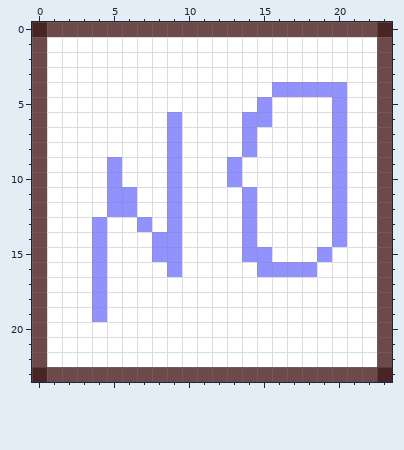
File history of a pixel-art sprite, desktop/unpacked/icon_water.png. The picture above is the old version.
The file is 24x24 pixels.
Now the later version:
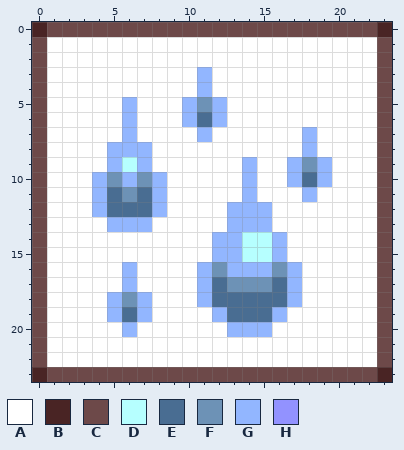
Palette (. is transparent): A #ffffff  B #492424  C #6d4949  D #b6ffff  E #496d92  F #6d92b6  G #92b6ff  H #9292ff
Edits made:
@@ x 0..23 @@
  2 CAAAAAAAAAAAAAAAAAAAAAAC
- 3 CAAAAAAAAAAAAAAAAAAAAAAC
- 4 CAAAAAAAAAAAAAAAHHHHHAAC
- 5 CAAAAAAAAAAAAAAHAAAAHAAC
- 6 CAAAAAAAAHAAAAHHAAAAHAAC
- 7 CAAAAAAAAHAAAAHAAAAAHAAC
- 8 CAAAAAAAAHAAAAHAAAAAHAAC
- 9 CAAAAHAAAHAAAHAAAAAAHAAC
-10 CAAAAHAAAHAAAHAAAAAAHAAC
-11 CAAAAHHAAHAAAAHAAAAAHAAC
-12 CAAAAHHAAHAAAAHAAAAAHAAC
-13 CAAAHAAHAHAAAAHAAAAAHAAC
-14 CAAAHAAAHHAAAAHAAAAAHAAC
-15 CAAAHAAAHHAAAAHHAAAHAAAC
-16 CAAAHAAAAHAAAAAHHHHAAAAC
-17 CAAAHAAAAAAAAAAAAAAAAAAC
-18 CAAAHAAAAAAAAAAAAAAAAAAC
-19 CAAAHAAAAAAAAAAAAAAAAAAC
-20 CAAAAAAAAAAAAAAAAAAAAAAC
+ 3 CAAAAAAAAAAGAAAAAAAAAAAC
+ 4 CAAAAAAAAAAGAAAAAAAAAAAC
+ 5 CAAAAAGAAAGFGAAAAAAAAAAC
+ 6 CAAAAAGAAAGEGAAAAAAAAAAC
+ 7 CAAAAAGAAAAGAAAAAAGAAAAC
+ 8 CAAAAGGGAAAAAAAAAAGAAAAC
+ 9 CAAAAGDGAAAAAAGAAGFGAAAC
+10 CAAAGFGFGAAAAAGAAGEGAAAC
+11 CAAAGEFEGAAAAAGAAAGAAAAC
+12 CAAAGEEEGAAAAGGGAAAAAAAC
+13 CAAAAGGGAAAAAGGGAAAAAAAC
+14 CAAAAAAAAAAAGGDDGAAAAAAC
+15 CAAAAAAAAAAAGGDDGAAAAAAC
+16 CAAAAAGAAAAGFGGGFGAAAAAC
+17 CAAAAAGAAAAGEFFFEGAAAAAC
+18 CAAAAGFGAAAGEEEEEGAAAAAC
+19 CAAAAGEGAAAAGEEEGAAAAAAC
+20 CAAAAAGAAAAAAGGGAAAAAAAC
 21 CAAAAAAAAAAAAAAAAAAAAAAC
Changed places in both pictures, as pixel boxes (x1, y1, x2, y2):
changed: (92, 67, 347, 337)
